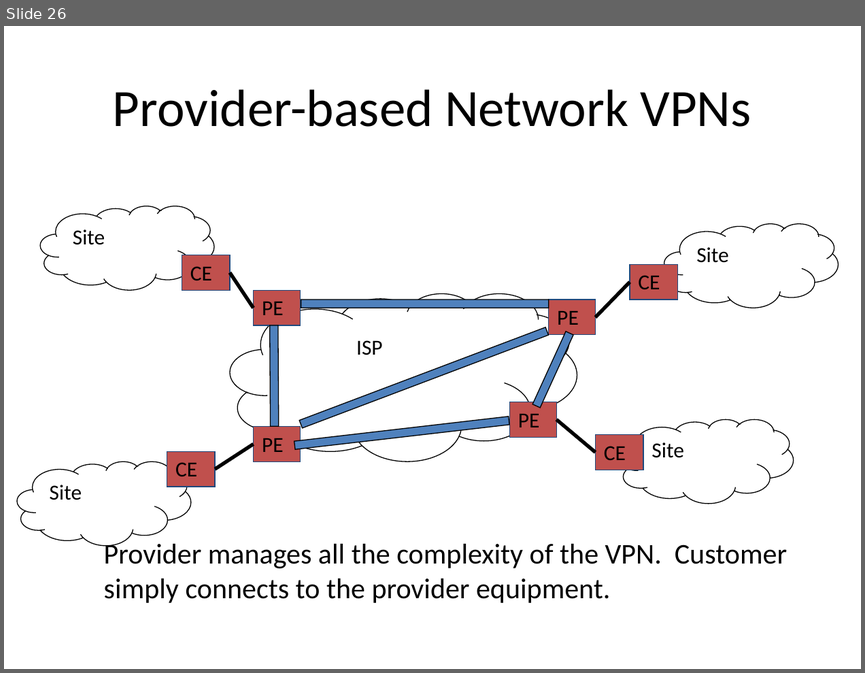
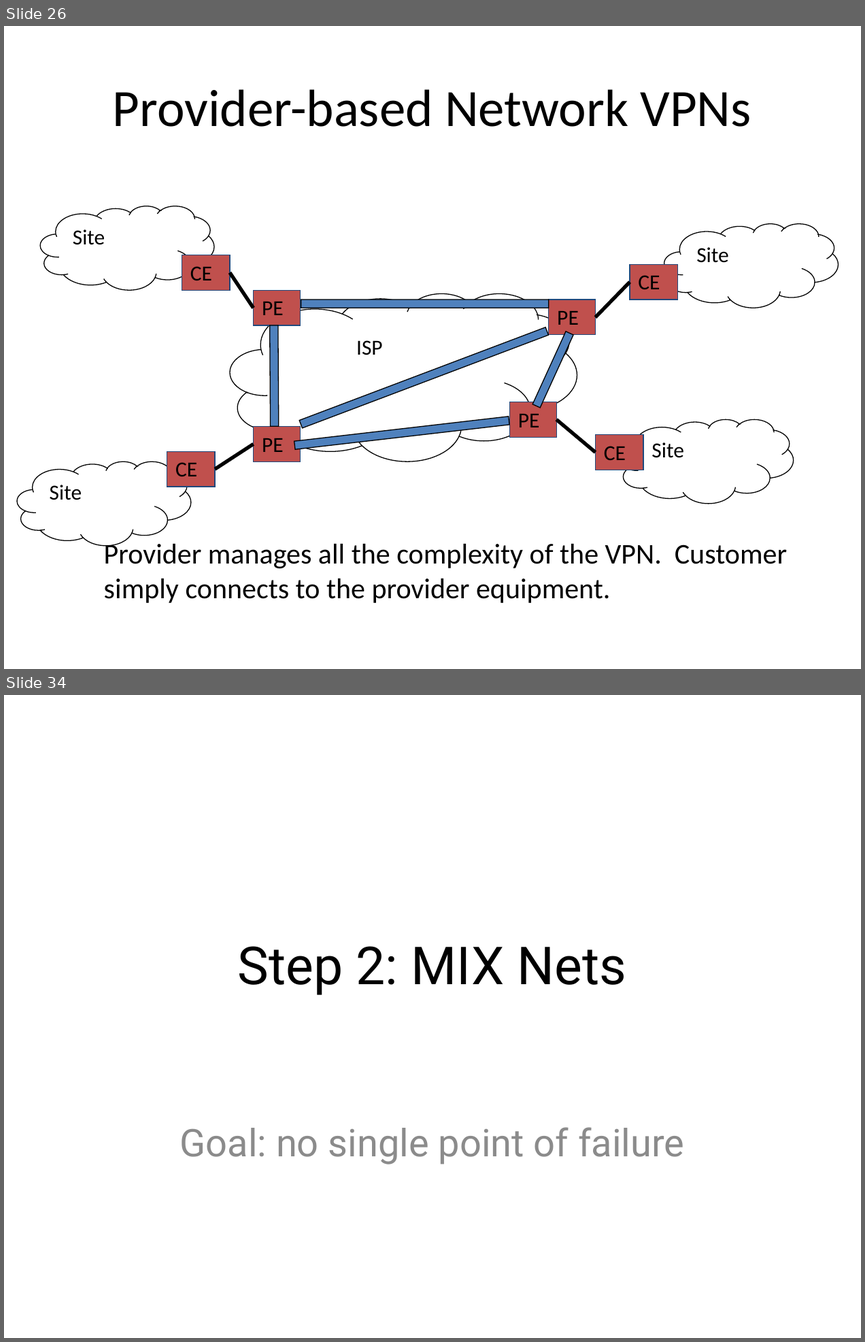
Before and after one commit to noise-lab/security-course, a slide deck: fall2016/lectures/18-IDS-VPN.pptx. Shown one above the other, each under a label of ours: slide 26 before the commit, slides 26 and 34 after it; the slides between them are not shown. The pictures are 865x673 and 865x1342 pixels, drawn with LibreOffice and Linux fonts; fonts in the diff are those of the drawing. Boxes give left, top, right and bottom in pixels: in the first picture for what was removed or moved away, otherwise in the second. Text is boxed around its words. In the diff, an @@ line names an element or a change of style, - is before the commit and + after.

```diff
--- a/fall2016/lectures/18-IDS-VPN.pptx
+++ b/fall2016/lectures/18-IDS-VPN.pptx
@@ slide 34 added at box(4, 695, 861, 1338), background #FFFFFF @@
@@ title added at box(238, 946, 627, 995), 44 pt, text #000000 @@
+Step 2: MIX Nets
@@ subtitle added at box(179, 1127, 684, 1164), 32 pt, text #8C8C8C @@
+Goal: no single point of failure
```
Also in this commit, not shown: 10 slides changed, 42 other slides added, 1 slide removed, 8 other files.
